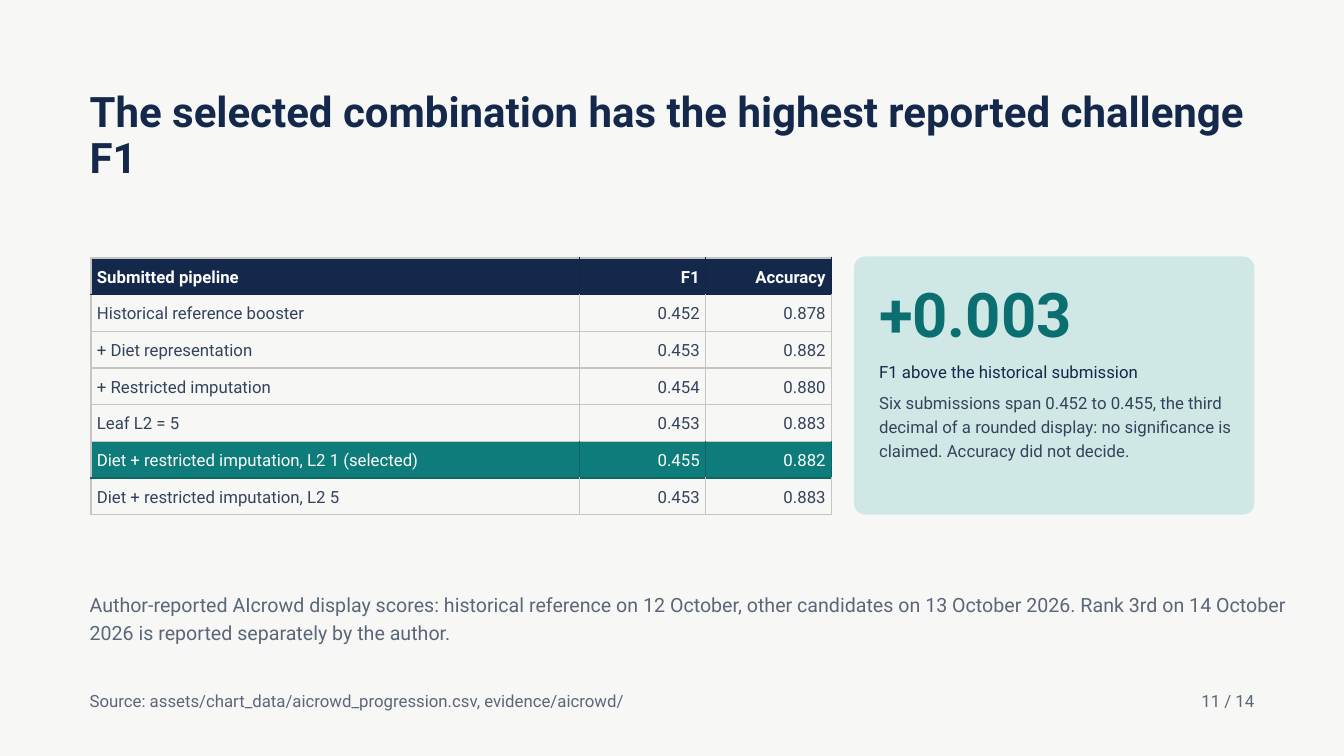
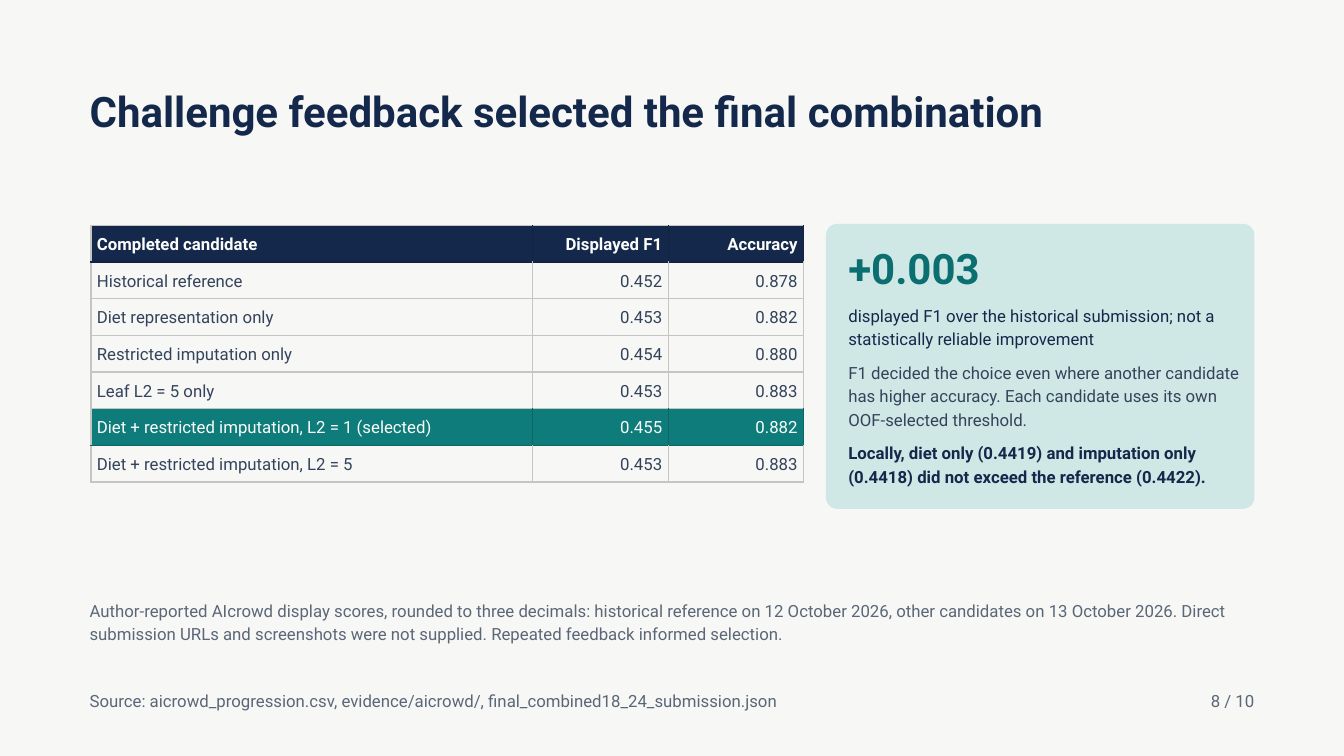
Before and after one commit to antonio-arbizzani-tonelli/cardiovascular-classification-numpy, a slide deck: slide 8 of presentation/RESULTS_PRESENTATION.pptx (slide 11 before the commit). Drawn at 1344x756 pixels with LibreOffice and Linux fonts; fonts in the diff are those of the drawing. Boxes give left, top, right and bottom in pixels: in the first picture for what was removed or moved away, otherwise in the second. Text is boxed around its words. In the diff, an @@ line names an element or a change of style, - is before the commit and + after.

Commit message:
Publish supplied results presentation and remove design draft

```diff
--- a/presentation/RESULTS_PRESENTATION.pptx
+++ b/presentation/RESULTS_PRESENTATION.pptx
@@ title at (90,95,1043,136): text changed @@
-The selected combination has the highest reported challenge F1
+Challenge feedback selected the final combination
@@ table at (91,225,803,482) @@
-row 1, column 1: Submitted pipeline
+row 1, column 1: Completed candidate
-row 1, column 2: F1
+row 1, column 2: Displayed F1
-row 2, column 1: Historical reference booster
+row 2, column 1: Historical reference
-row 3, column 1: + Diet representation
+row 3, column 1: Diet representation only
-row 4, column 1: + Restricted imputation
+row 4, column 1: Restricted imputation only
-row 5, column 1: Leaf L2 = 5
+row 5, column 1: Leaf L2 = 5 only
-row 6, column 1: Diet + restricted imputation, L2 1 (selected)
+row 6, column 1: Diet + restricted imputation, L2 = 1 (selected)
-row 7, column 1: Diet + restricted imputation, L2 5
+row 7, column 1: Diet + restricted imputation, L2 = 5
@@ table: place and size @@
-table at (91,258,832,515)
+table at (91,225,803,482)
@@ rounded rectangle: place and size @@
-rounded rectangle at (854,256,1254,514)
+rounded rectangle at (826,224,1254,509)
@@ rounded rectangle at (826,224,1254,509): proportions changed @@
@@ text "+0.003": place and size @@
-text "+0.003" at (879,292,1072,338)
+text "+0.003" at (848,253,979,285)
@@ text "+0.003" at (848,253,979,285): size 44 to 30 pt; line spacing 48.4pt to 33pt @@
@@ text at (848,309,1214,349): text changed @@
-F1 above the historical submission
+displayed F1 over the historical submission; not a statistically reliable improvement
@@ text added at (848,366,1239,426), 12 pt, text #34435C @@
+F1 decided the choice even where another candidate has higher accuracy. Each candidate uses its own OOF-selected threshold.
@@ text removed at (879,396,1231,461) @@
-Six submissions span 0.452 to 0.455, the third decimal of a rounded display: no significance is claimed. Accuracy did not decide.
@@ text added at (848,446,1206,487), 12 pt, text #14284B, bold @@
+Locally, diet only (0.4419) and imputation only (0.4418) did not exceed the reference (0.4422).
@@ text at (90,604,1225,644): text changed; size 14 to 12 pt @@
-Author-reported AIcrowd display scores: historical reference on 12 October, other candidates on 13 October 2026. Rank 3rd on 14 October 2026 is reported separately by the author.
+Author-reported AIcrowd display scores, rounded to three decimals: historical reference on 12 October 2026, other candidates on 13 October 2026. Direct submission URLs and screenshots were not supplied. Repeated feedback informed selection.
@@ text at (90,694,777,711): text changed @@
-Source: assets/chart_data/aicrowd_progression.csv, evidence/aicrowd/
+Source: aicrowd_progression.csv, evidence/aicrowd/, final_combined18_24_submission.json
@@ text at (1211,695,1254,707): text changed @@
-11 / 14
+8 / 10
```
Also in this commit, not shown: 1 other slide changed, 12 slides added, 14 slides removed, 6 other files.
